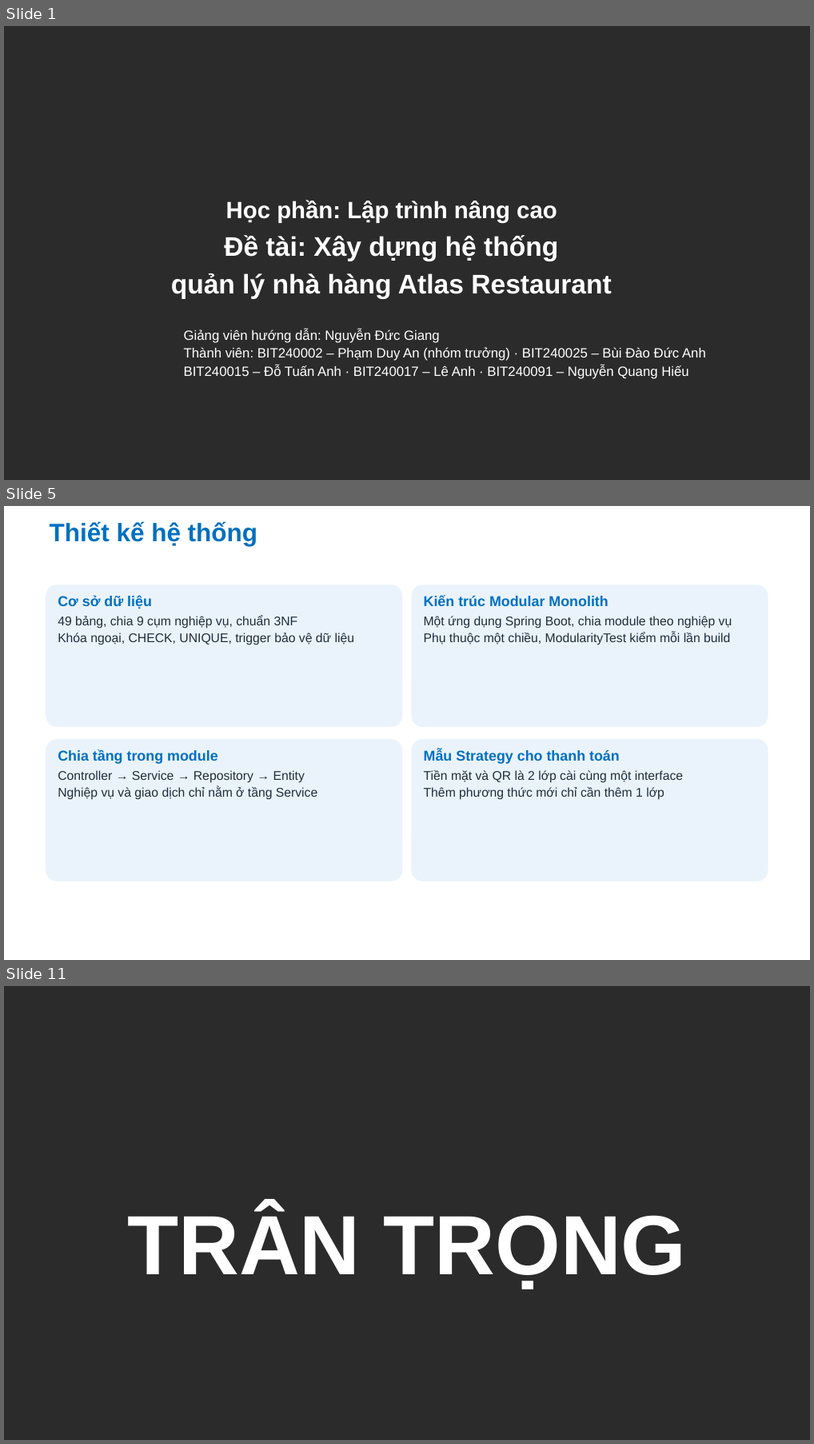
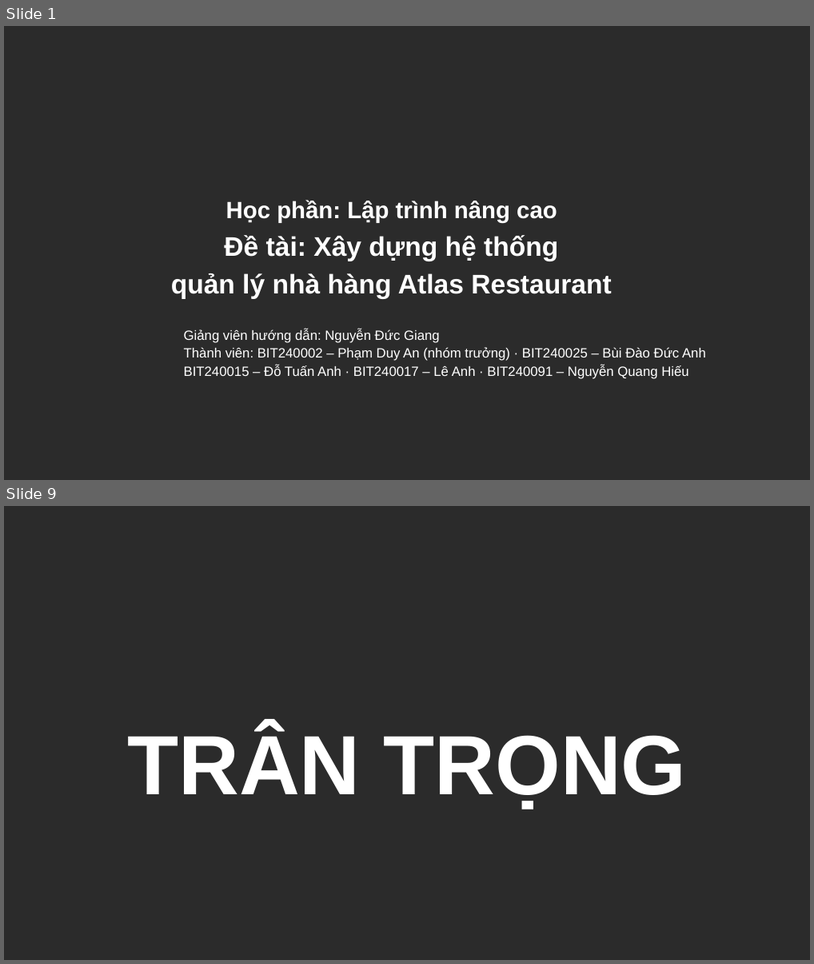
Before and after one commit to Anpham120/restaurant-management-system, a slide deck: docs/bao-cao-ltnc/Slide_LapTrinhNangCao_AtlasRestaurant.pptx. Shown one above the other, each under a label of ours: slides 1, 5 and 11 before the commit, slides 1 and 9 after it; the slides between them are not shown. The pictures are 814x1444 and 814x964 pixels, drawn with LibreOffice and Linux fonts; fonts in the diff are those of the drawing; background and template pictures are left out; a plain dark background stands for a picture behind light text. Boxes give left, top, right and bottom in pixels: in the first picture for what was removed or moved away, otherwise in the second. Text is boxed around its words. In the diff, an @@ line names an element or a change of style, - is before the commit and + after.

```diff
--- a/docs/bao-cao-ltnc/Slide_LapTrinhNangCao_AtlasRestaurant.pptx
+++ b/docs/bao-cao-ltnc/Slide_LapTrinhNangCao_AtlasRestaurant.pptx
@@ slide 5 removed at (4,506,810,960), background #FFFFFF @@
@@ title removed at (50,521,258,546) @@
-Thiết kế hệ thống
@@ rounded rectangle removed at (46,584,402,727) @@
@@ text removed at (58,596,354,645) @@
-Cơ sở dữ liệu
-49 bảng, chia 9 cụm nghiệp vụ, chuẩn 3NF
-Khóa ngoại, CHECK, UNIQUE, trigger bảo vệ dữ liệu
@@ rounded rectangle removed at (412,584,769,727) @@
@@ text removed at (424,596,733,645) @@
-Kiến trúc Modular Monolith
-Một ứng dụng Spring Boot, chia module theo nghiệp vụ
-Phụ thuộc một chiều, ModularityTest kiểm mỗi lần build
@@ rounded rectangle removed at (46,739,402,881) @@
@@ rounded rectangle removed at (412,739,769,881) @@
@@ text removed at (58,750,318,800) @@
-Chia tầng trong module
-Controller → Service → Repository → Entity
-Nghiệp vụ và giao dịch chỉ nằm ở tầng Service
@@ text removed at (424,750,683,800) @@
-Mẫu Strategy cho thanh toán
-Tiền mặt và QR là 2 lớp cài cùng một interface
-Thêm phương thức mới chỉ cần thêm 1 lớp
@@ what was slide 11 is now slide 9 @@
```
Also in this commit, not shown: 5 slides changed, 2 slides added, 3 other slides removed, 1 other file.
